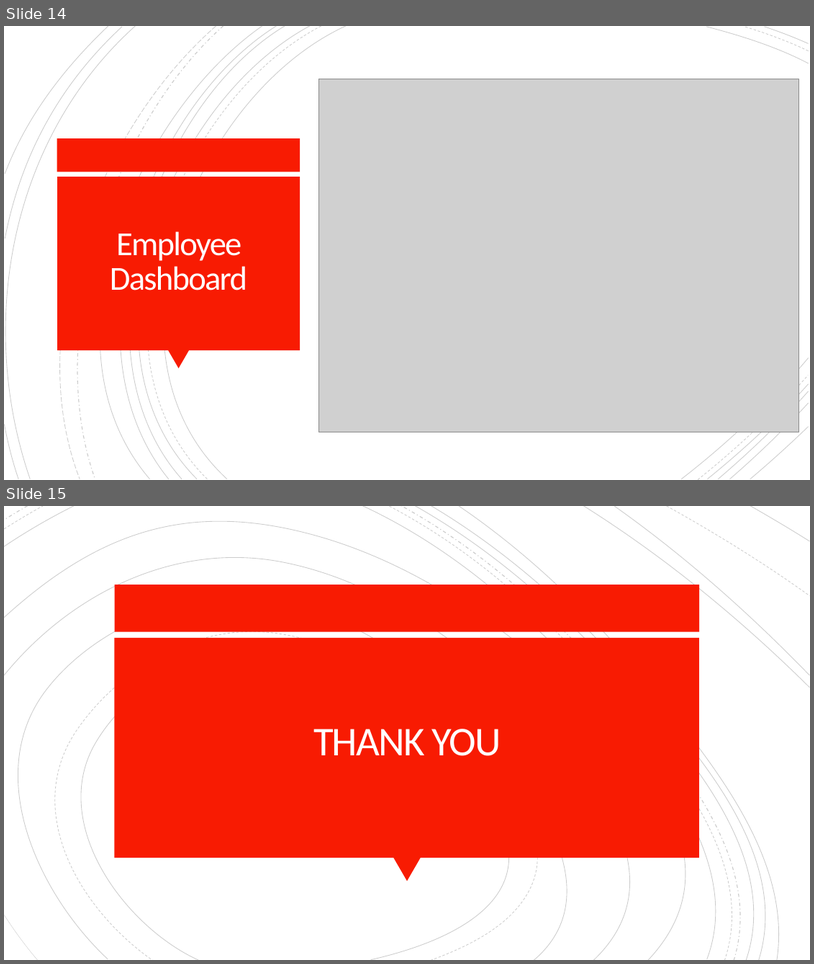
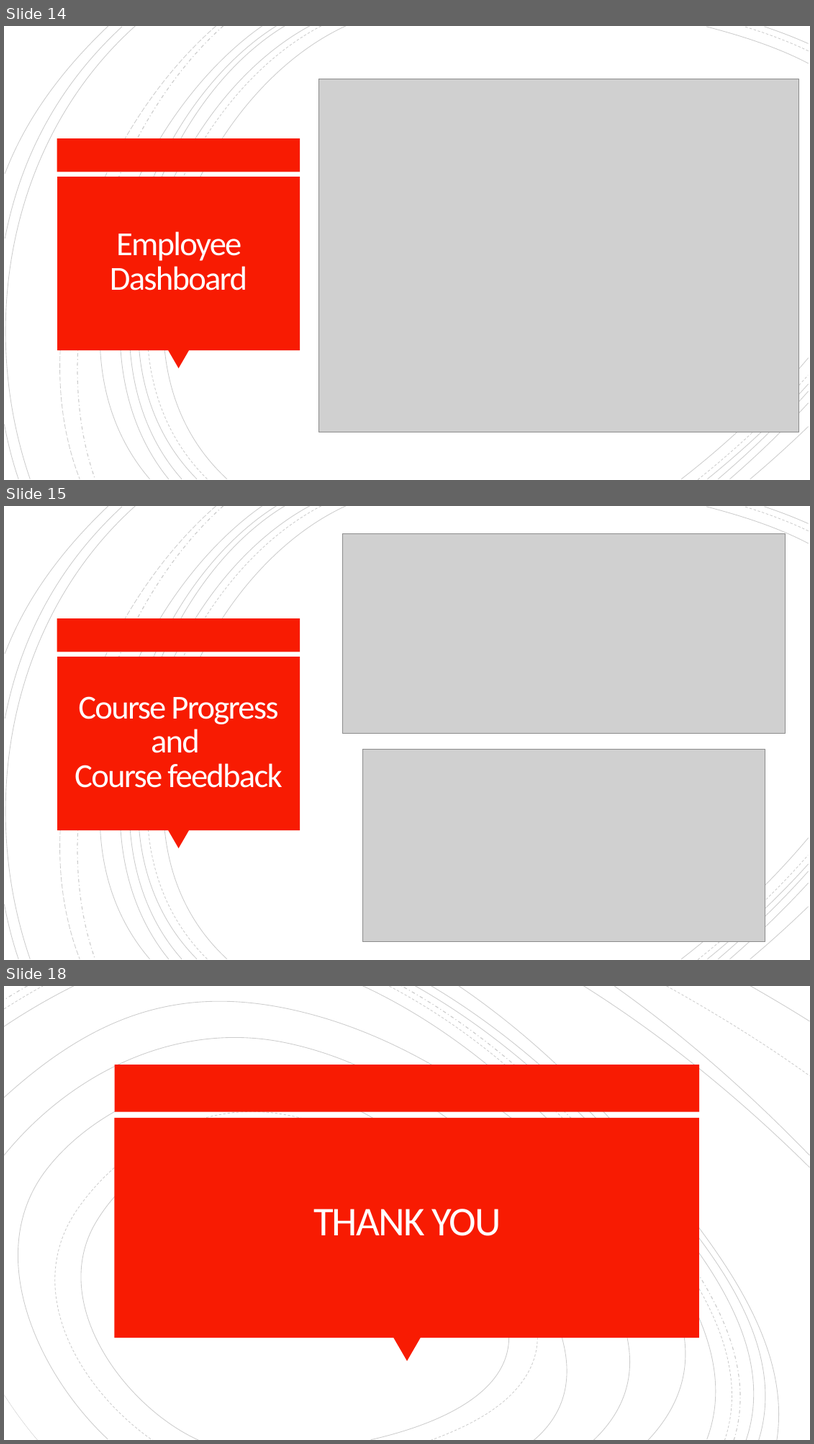
Before and after one commit to shanmukh359/shanmukh-shekar-k-c, a slide deck: Learning and Development (LGD) Management Application.pptx. Shown one above the other, each under a label of ours: slides 14 and 15 before the commit, slides 14, 15 and 18 after it; the slides between them are not shown. The pictures are 814x964 and 814x1444 pixels, drawn with LibreOffice and Linux fonts; fonts in the diff are those of the drawing; grey boxes stand for pictures. Boxes give left, top, right and bottom in pixels: in the first picture for what was removed or moved away, otherwise in the second. Text is boxed around its words. In the diff, an @@ line names an element or a change of style, - is before the commit and + after.

```diff
--- a/Learning and Development (LGD) Management Application.pptx
+++ b/Learning and Development (LGD) Management Application.pptx
@@ slide 15 added at box(4, 506, 810, 960), background #FFFFFF; not listed: 24 template elements that a slide beside it also shows @@
@@ picture added at box(343, 534, 786, 733) @@
@@ title added at box(75, 696, 282, 788), 40 pt, text #FFFEFF @@
+Course Progress
+and
+Course feedback
@@ picture added at box(363, 749, 766, 942) @@
@@ what was slide 15 is now slide 18 @@
```
Also in this commit, not shown: 2 other slides added.
